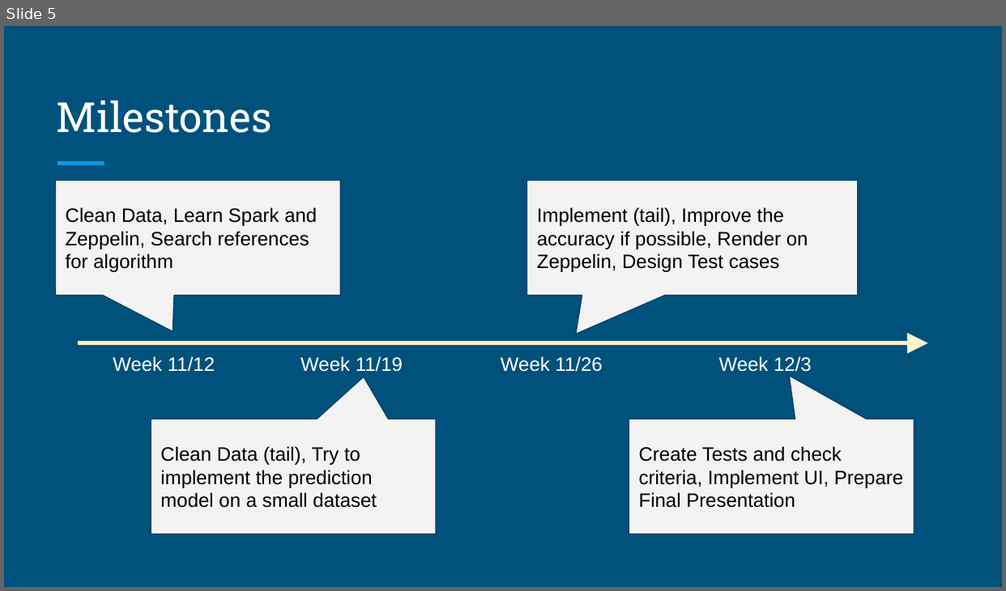
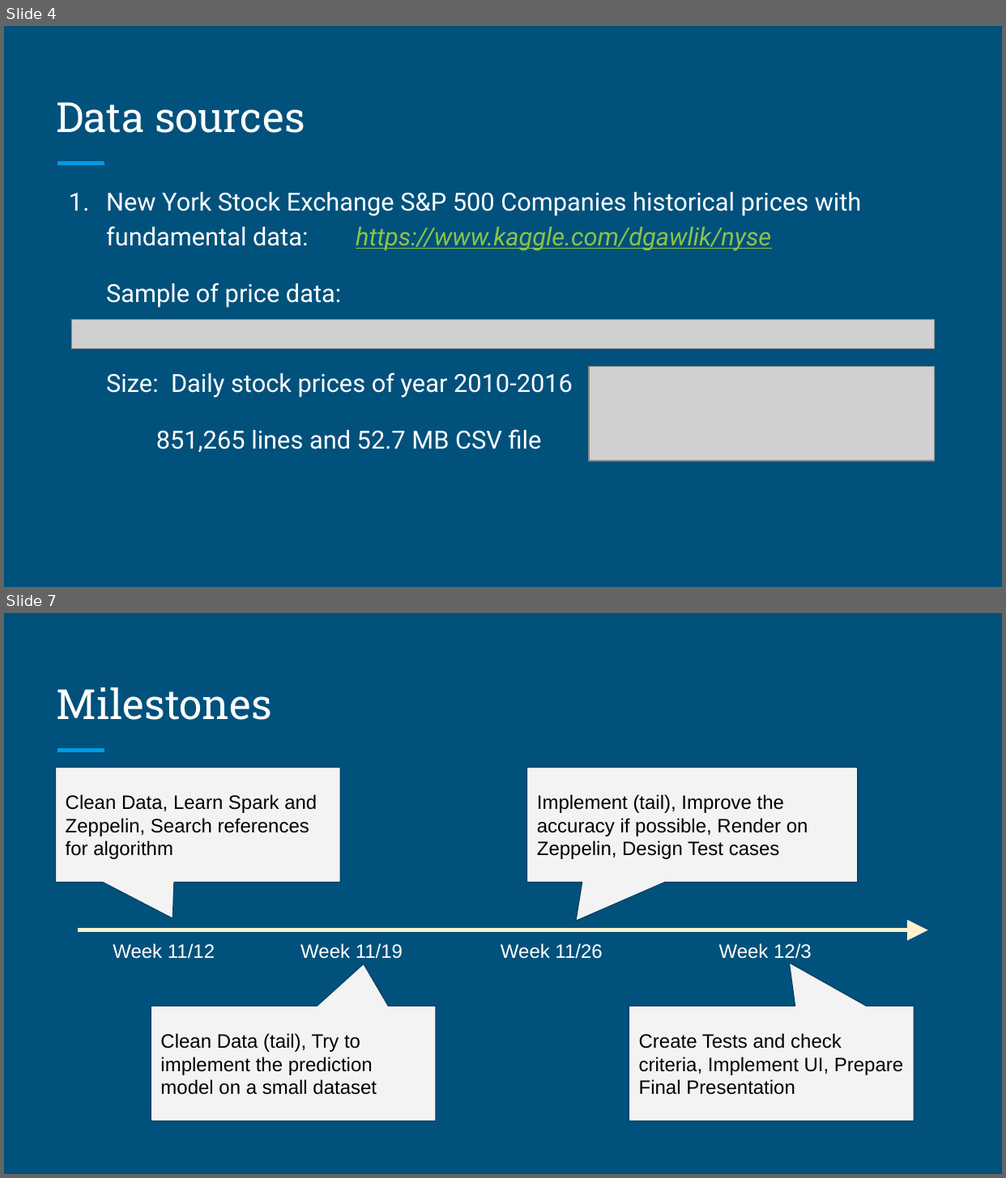
Before and after one commit to reasonwow/Stock_Prediction_Scala, a slide deck: Presentation/ScalaTeam9Planning.pptx. Shown one above the other, each under a label of ours: slide 5 before the commit, slides 4 and 7 after it; the slides between them are not shown. The pictures are 1006x591 and 1006x1178 pixels, drawn with LibreOffice and Linux fonts; fonts in the diff are those of the drawing; grey boxes stand for pictures. Boxes give left, top, right and bottom in pixels: in the first picture for what was removed or moved away, otherwise in the second. Text is boxed around its words. In the diff, an @@ line names an element or a change of style, - is before the commit and + after.

```diff
--- a/Presentation/ScalaTeam9Planning.pptx
+++ b/Presentation/ScalaTeam9Planning.pptx
@@ slide 4 added at [4,26,1002,587], background #00517C; not listed: 1 template element that a slide beside it also shows @@
@@ title added at [57,102,305,133], 30 pt, text #FFFFFF @@
+Data sources
@@ text added at [106,192,862,453], 18 pt, text #FFFFFF @@
+1. New York Stock Exchange S&P 500 Companies historical prices with fundamental data: https://www.kaggle.com/dgawlik/nyse
+Sample of price data:
+Size: Daily stock prices of year 2010-2016
+851,265 lines and 52.7 MB CSV file
@@ picture added at [72,319,934,349] @@
@@ picture added at [589,366,934,461] @@
@@ what was slide 5 is now slide 7 @@
```
Also in this commit, not shown: 5 slides changed, 1 other slide added, 1 other file.
